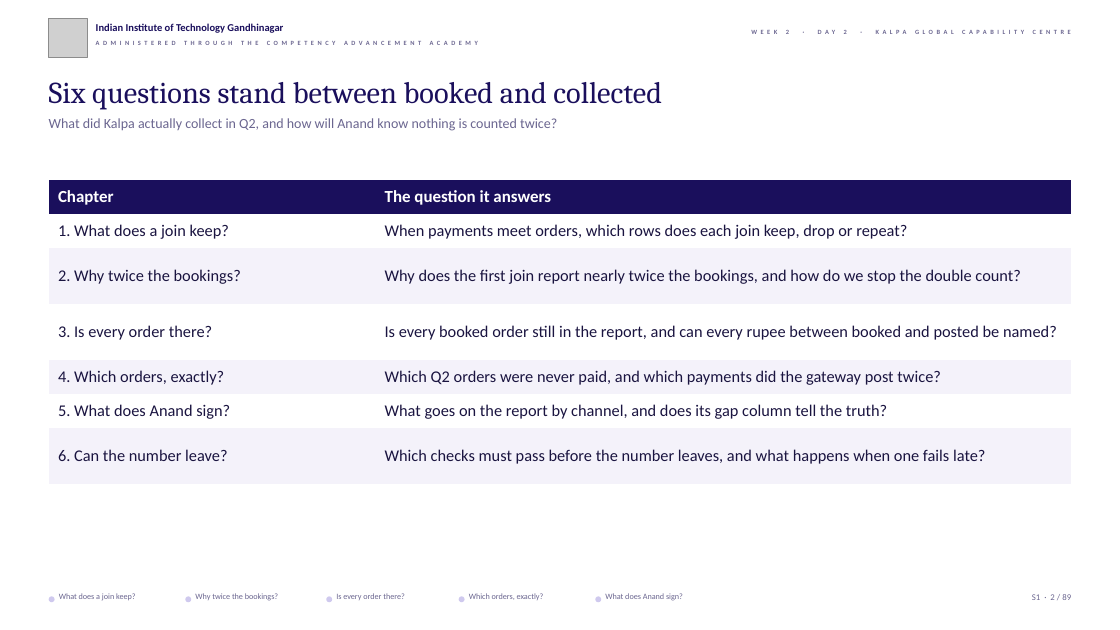
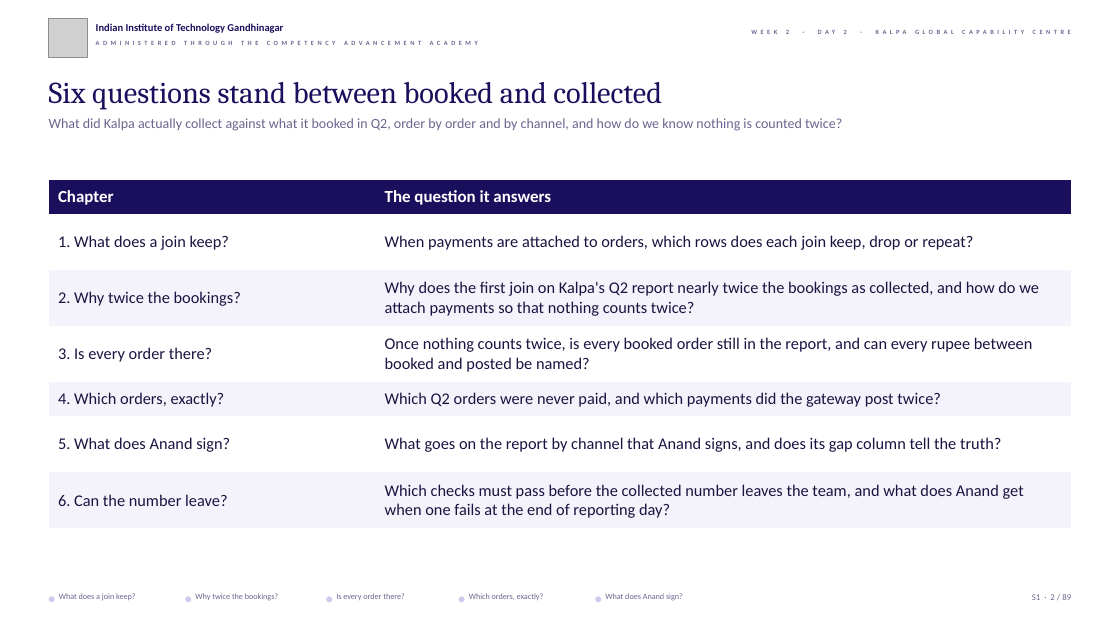
Before and after one commit to fde-academy-lab/c2-content-factory, a slide deck: slide 2 of content/W02/D2/slides/C2_W02_D02_half1_STUDENT.pptx. Drawn at 1120x630 pixels with LibreOffice and Linux fonts; fonts in the diff are those of the drawing; grey boxes stand for pictures; background and template pictures are left out. Boxes give left, top, right and bottom in pixels: in the first picture for what was removed or moved away, otherwise in the second. Text is boxed around its words. In the diff, an @@ line names an element or a change of style, - is before the commit and + after.

```diff
--- a/content/W02/D2/slides/C2_W02_D02_half1_STUDENT.pptx
+++ b/content/W02/D2/slides/C2_W02_D02_half1_STUDENT.pptx
@@ text at (49,118,842,131): text changed @@
-What did Kalpa actually collect in Q2, and how will Anand know nothing is counted twice?
+What did Kalpa actually collect against what it booked in Q2, order by order and by channel, and how do we know nothing is counted twice?
@@ table at (49,180,1072,528) @@
-row 2, column 2: When payments meet orders, which rows does each join keep, drop or repeat?
+row 2, column 2: When payments are attached to orders, which rows does each join keep, drop or repeat?
-row 3, column 2: Why does the first join report nearly twice the bookings, and how do we stop the double count?
+row 3, column 2: Why does the first join on Kalpa's Q2 report nearly twice the bookings as collected, and how do we attach payments so that nothing counts twice?
-row 4, column 2: Is every booked order still in the report, and can every rupee between booked and posted be named?
+row 4, column 2: Once nothing counts twice, is every booked order still in the report, and can every rupee between booked and posted be named?
-row 6, column 2: What goes on the report by channel, and does its gap column tell the truth?
+row 6, column 2: What goes on the report by channel that Anand signs, and does its gap column tell the truth?
-row 7, column 2: Which checks must pass before the number leaves, and what happens when one fails late?
+row 7, column 2: Which checks must pass before the collected number leaves the team, and what does Anand get when one fails at the end of reporting day?
```
Also in this commit, not shown: 36 other slides changed, 26 other files.
